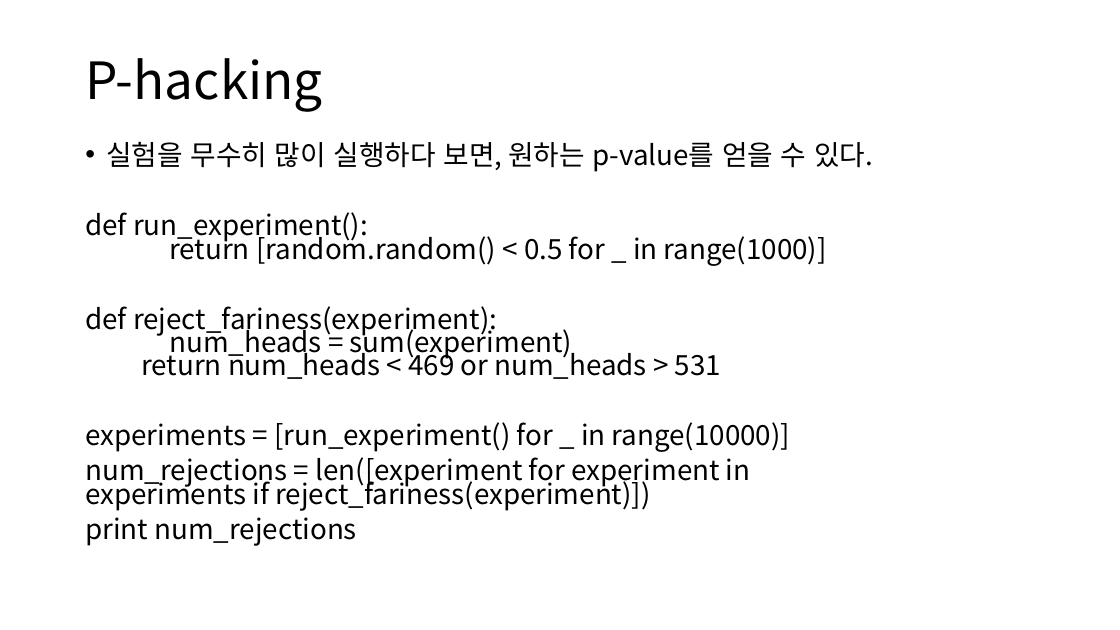
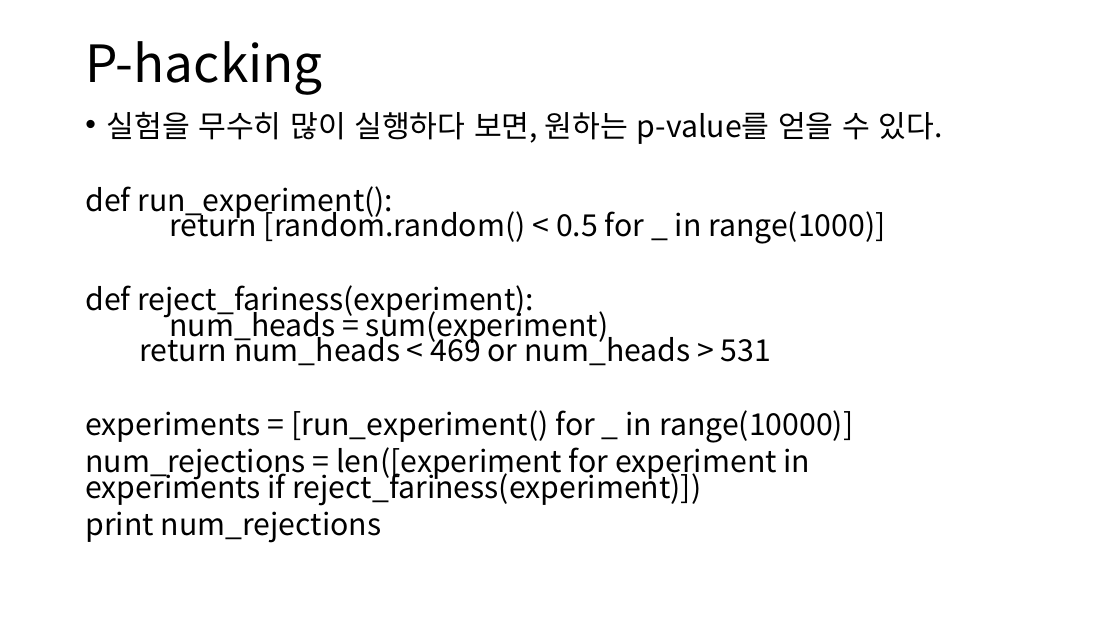
Before and after one commit to ksublee/SPuP, a slide deck: slide 15 of ppt/Python_10_가설 검정과 통계적 추론.pptx. Drawn at 1120x630 pixels with LibreOffice and Linux fonts; fonts in the diff are those of the drawing. Boxes give left, top, right and bottom in pixels: in the first picture for what was removed or moved away, otherwise in the second. Text is boxed around its words. In the diff, an @@ line names an element or a change of style, - is before the commit and + after.

```diff
--- a/ppt/Python_10_가설 검정과 통계적 추론.pptx
+++ b/ppt/Python_10_가설 검정과 통계적 추론.pptx
@@ title "P-hacking": place and size @@
-title "P-hacking" at box(85, 58, 322, 112)
+title "P-hacking" at box(85, 41, 322, 95)
@@ text "실험을 무수히 많이 실행하다 보면, ...": place and size @@
-text "실험을 무수히 많이 실행하다 보면, ..." at box(85, 141, 873, 546)
+text "실험을 무수히 많이 실행하다 보면, ..." at box(85, 111, 943, 543)
@@ text "실험을 무수히 많이 실행하다 보면, ..." at box(85, 111, 943, 543): size 23.8 to 25.9 pt @@
```
Also in this commit, not shown: 3 other slides changed.
